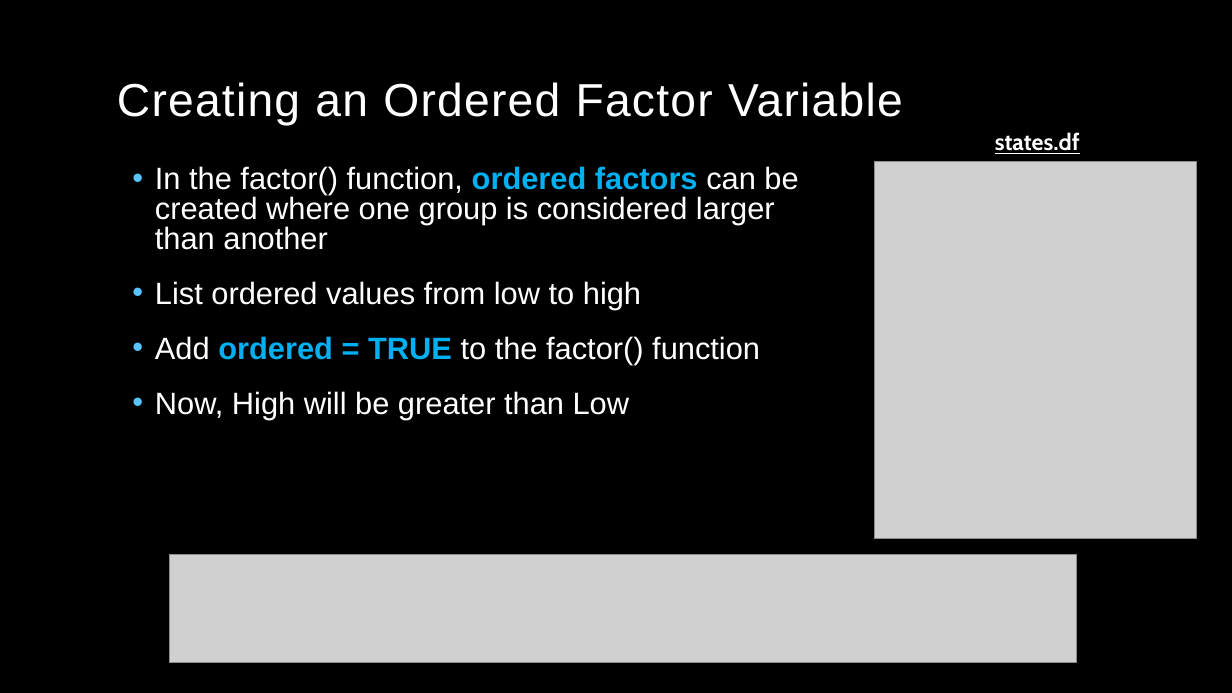
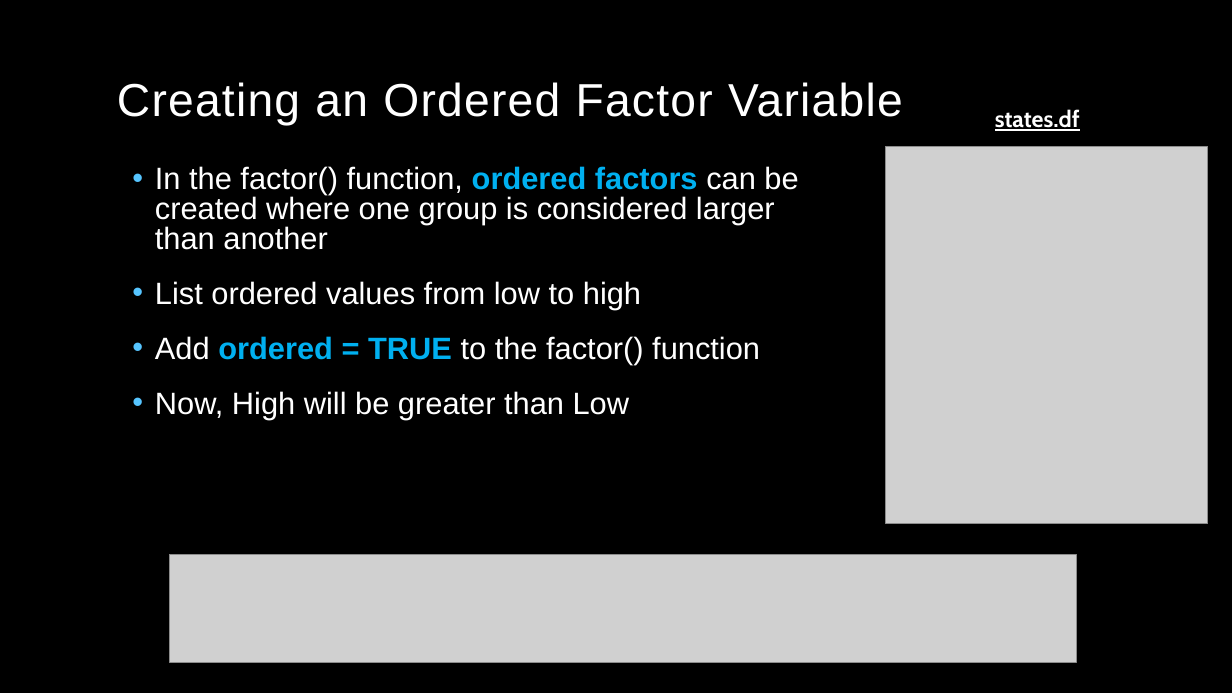
Before and after one commit to kelsey-huntzberry/Intro_R, a slide deck: slide 15 of Class4/IntroR_Class4_Presentation.pptx. Drawn at 1232x693 pixels with LibreOffice and Linux fonts; fonts in the diff are those of the drawing; grey boxes stand for pictures; background and template pictures are left out. Boxes give left, top, right and bottom in pixels: in the first picture for what was removed or moved away, otherwise in the second. Text is boxed around its words. In the diff, an @@ line names an element or a change of style, - is before the commit and + after.

```diff
--- a/Class4/IntroR_Class4_Presentation.pptx
+++ b/Class4/IntroR_Class4_Presentation.pptx
@@ text "states.df": place and size @@
-text "states.df" at box(995, 132, 1080, 154)
+text "states.df" at box(995, 109, 1080, 131)
@@ picture: place and size @@
-picture at box(874, 162, 1196, 539)
+picture at box(885, 146, 1207, 523)
```
Also in this commit, not shown: 2 other slides changed.
